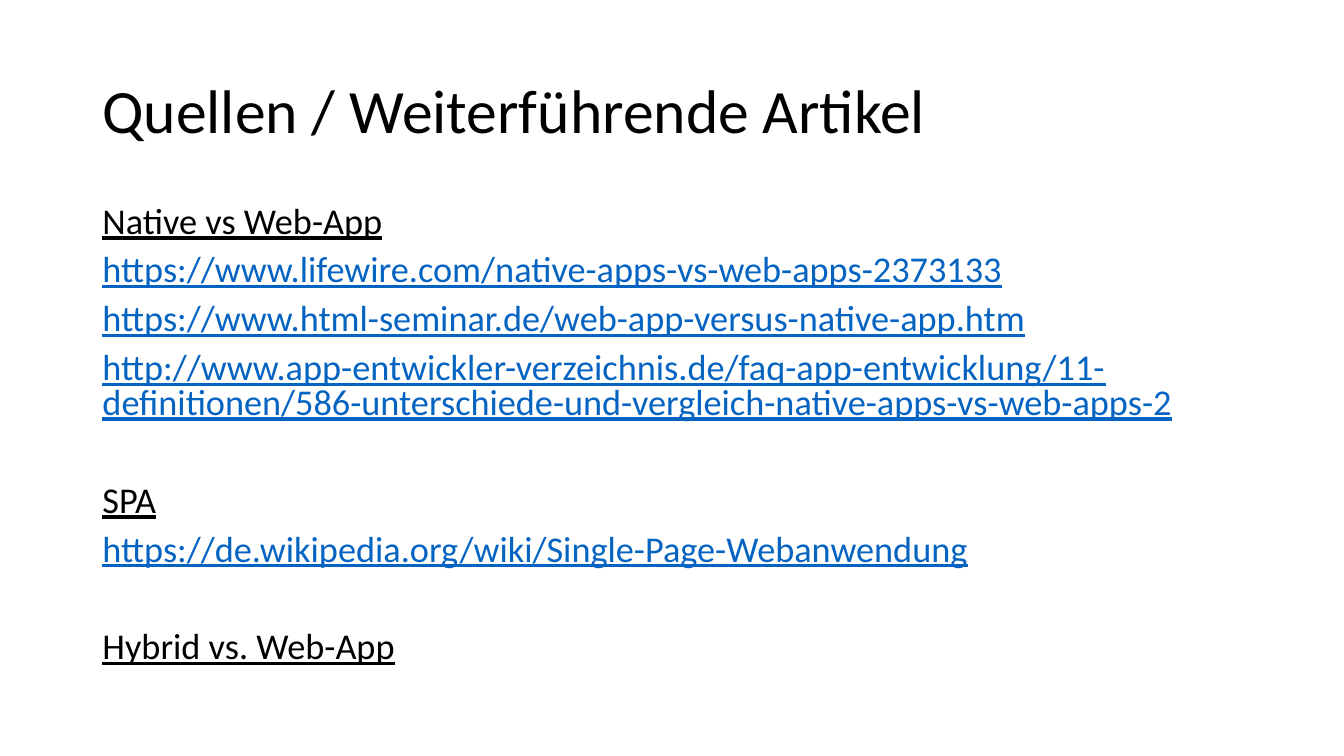
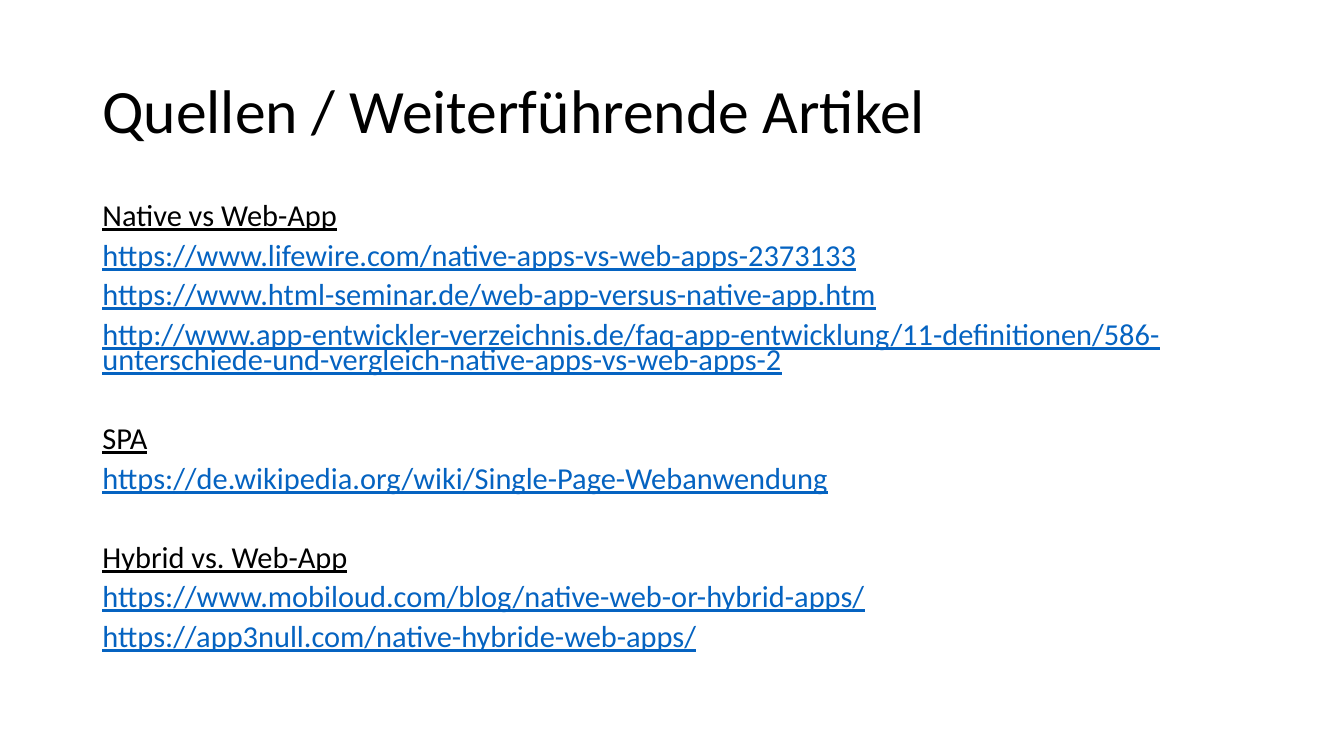
Before and after one commit to juliuskosf/stpauli, a slide deck: slide 6 of projectmanagement/Hybrid vs. SPA.pptx. Drawn at 1344x756 pixels with LibreOffice and Linux fonts; fonts in the diff are those of the drawing. Boxes give left, top, right and bottom in pixels: in the first picture for what was removed or moved away, otherwise in the second. Text is boxed around its words. In the diff, an @@ line names an element or a change of style, - is before the commit and + after.

Commit message:
Updated Hybrid Apps slides

```diff
--- a/projectmanagement/Hybrid vs. SPA.pptx
+++ b/projectmanagement/Hybrid vs. SPA.pptx
@@ text at (102, 205, 1159, 573): size 25.9 to 21.7 pt in "Native vs Web-App", "https://www.lifewire.com/native-apps-vs-web-apps-2373133", "https://www.html-seminar.de/web-app-versus-native-app.htm", "http://www.app-entwickler-verzeichnis.de/faq-app-entwicklung ..." and 3 more places; line spacing 0.8 to 0.7 @@
@@ text at (102, 586, 864, 652): paragraphs added @@
+https://www.mobiloud.com/blog/native-web-or-hybrid-apps/
+https://app3null.com/native-hybride-web-apps/
```
Also in this commit, not shown: 2 other slides changed, 2 other files.
